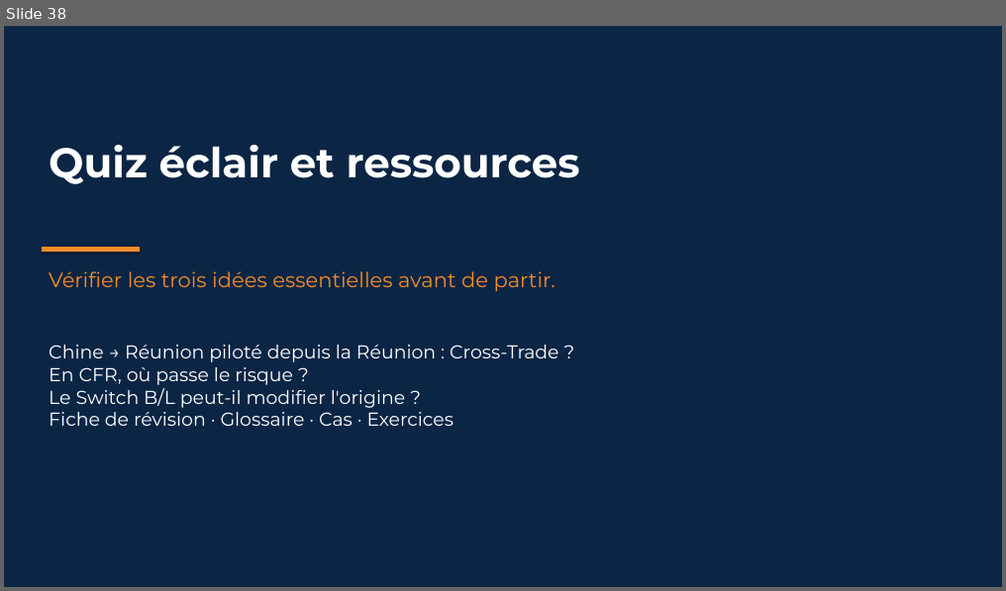
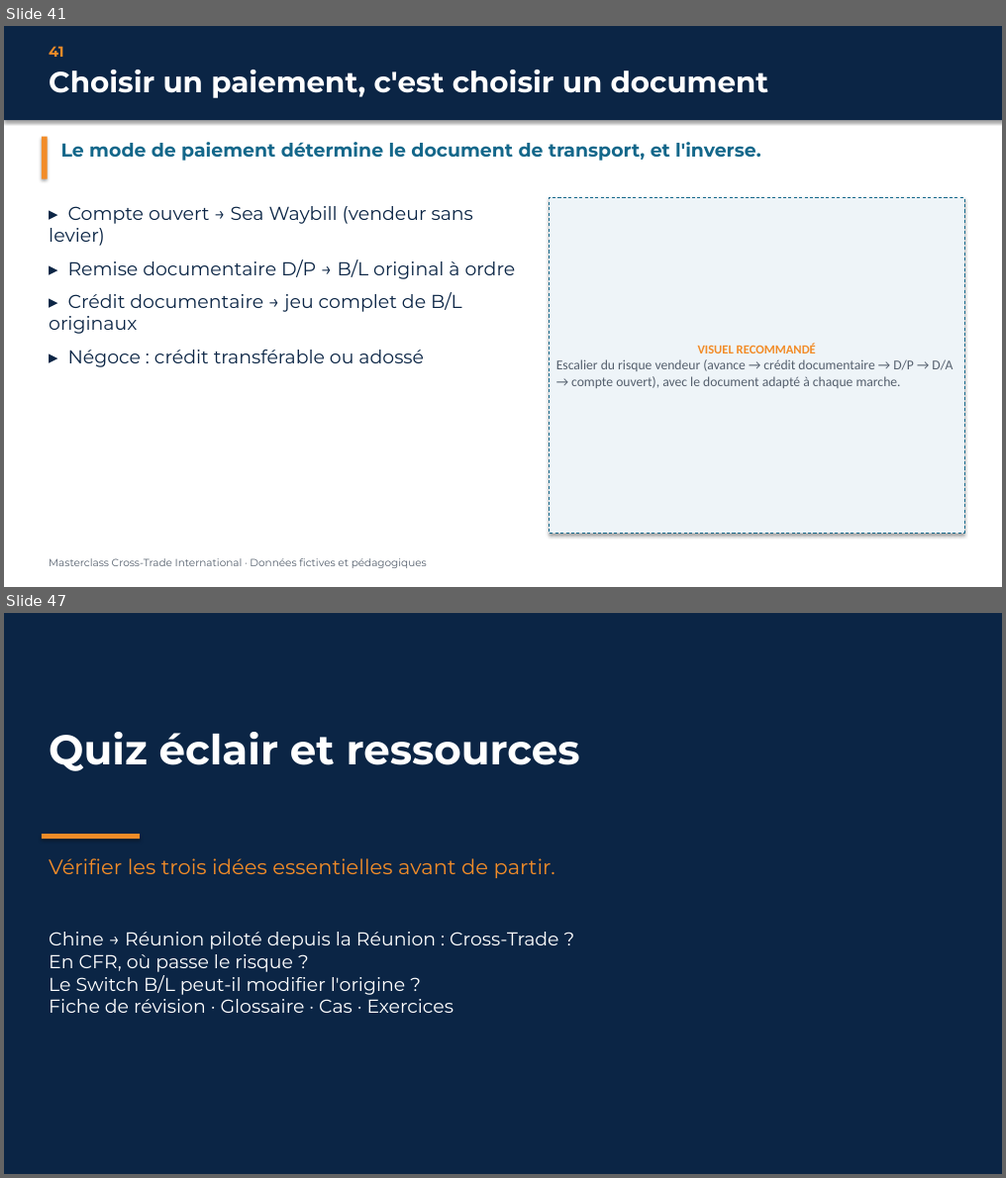
Before and after one commit to houzaifahr974-cyber/houzaifahr974-cyber, a slide deck: masterclass-cross-trade/Masterclass-Cross-Trade.pptx. Shown one above the other, each under a label of ours: slide 38 before the commit, slides 41 and 47 after it; the slides between them are not shown. The pictures are 1006x591 and 1006x1178 pixels, drawn with LibreOffice and Linux fonts; fonts in the diff are those of the drawing. Boxes give left, top, right and bottom in pixels: in the first picture for what was removed or moved away, otherwise in the second. Text is boxed around its words. In the diff, an @@ line names an element or a change of style, - is before the commit and + after.

```diff
--- a/masterclass-cross-trade/Masterclass-Cross-Trade.pptx
+++ b/masterclass-cross-trade/Masterclass-Cross-Trade.pptx
@@ slide 41 added at (4,26,1002,587), background #FFFFFF @@
@@ rectangle added at (4,26,1002,120), fill #0B2545 @@
@@ text added at (49,46,64,57), 14 pt, text #F28C28, bold @@
+41
@@ text added at (49,70,769,98), 28 pt, text #FFFFFF, bold @@
+Choisir un paiement, c'est choisir un document
@@ rectangle added at (42,137,48,179), fill #F28C28 @@
@@ text added at (61,142,761,161), 18 pt, text #13678A, bold @@
+Le mode de paiement détermine le document de transport, et l'inverse.
@@ rectangle added at (549,198,964,534), fill #EEF4F8, outline #13678A 0.75 pt dashed, 13 pt, text #55606E @@
+VISUEL RECOMMANDÉ
+Escalier du risque vendeur (avance → crédit documentaire → D/P → D/A → compte ouvert), avec le document adapté à chaque marche.
@@ text added at (49,206,516,368), 18 pt, text #0B2545 @@
+▸ Compte ouvert → Sea Waybill (vendeur sans levier)
+▸ Remise documentaire D/P → B/L original à ordre
+▸ Crédit documentaire → jeu complet de B/L originaux
+▸ Négoce : crédit transférable ou adossé
@@ text added at (49,559,427,569), 10 pt, text #55606E @@
+Masterclass Cross-Trade International · Données fictives et pédagogiques
@@ what was slide 38 is now slide 47 @@
```
Also in this commit, not shown: 1 slide changed, 8 other slides added, 14 other files.
